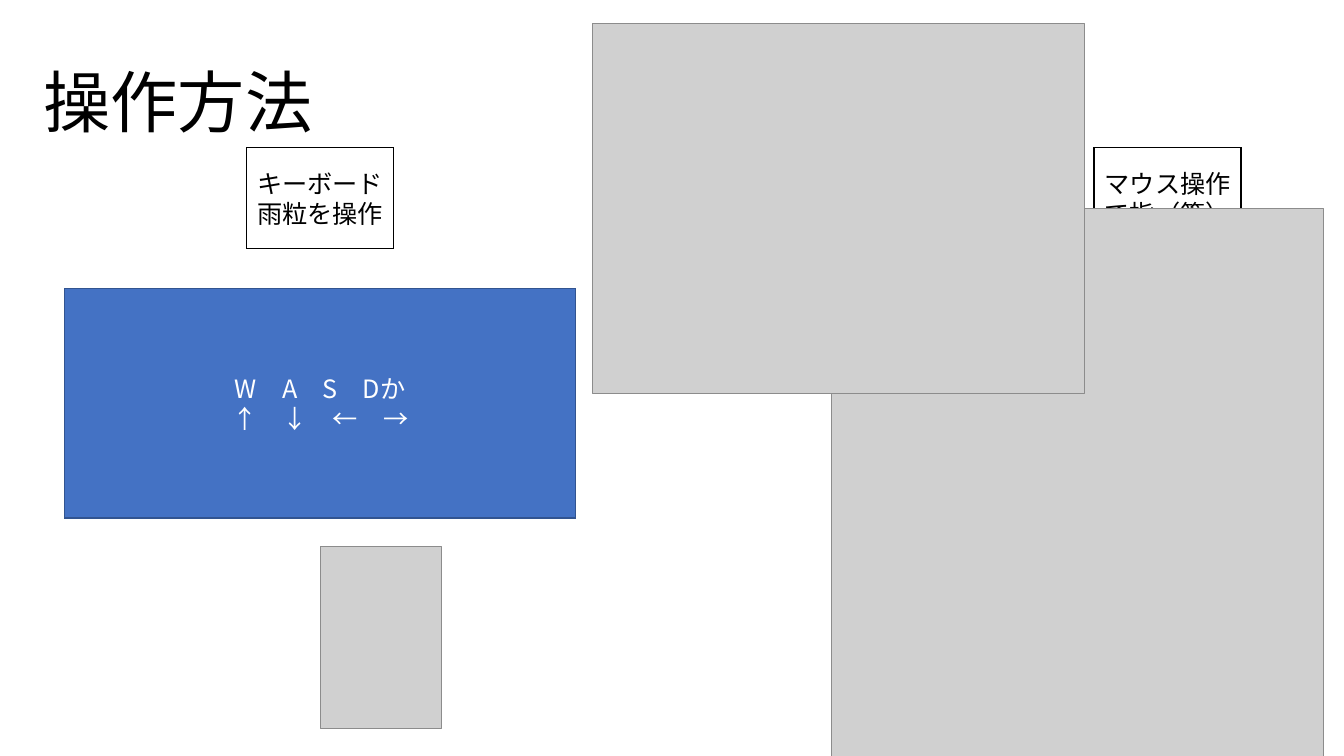
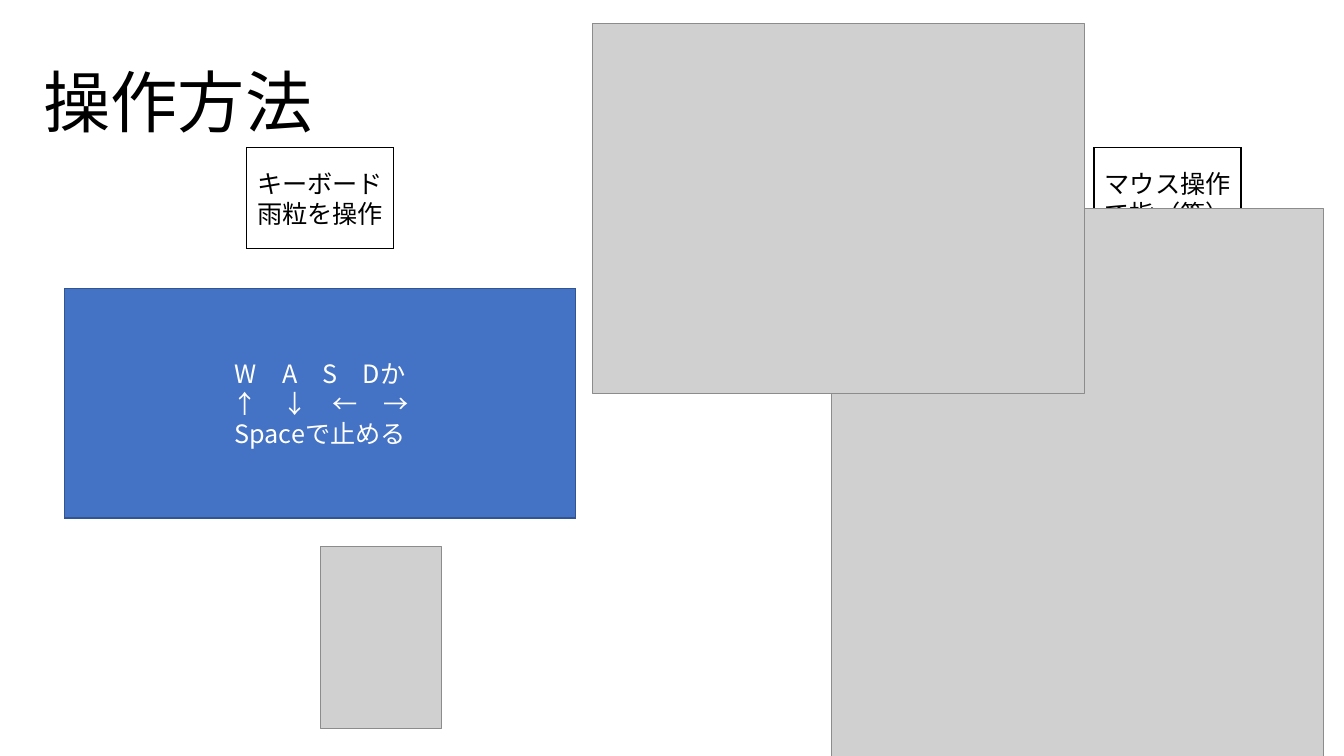
Before and after one commit to 2025Game/12Yamamoto, a slide deck: slide 2 of 3DLV3/Plam/ゲーム設計.pptx. Drawn at 1344x756 pixels with LibreOffice and Linux fonts; fonts in the diff are those of the drawing; grey boxes stand for pictures. Boxes give left, top, right and bottom in pixels: in the first picture for what was removed or moved away, otherwise in the second. Text is boxed around its words. In the diff, an @@ line names an element or a change of style, - is before the commit and + after.

```diff
--- a/3DLV3/Plam/ゲーム設計.pptx
+++ b/3DLV3/Plam/ゲーム設計.pptx
@@ text in rectangle at [234,422,405,449]: paragraph added @@
+Spaceで止める
```
Also in this commit, not shown: 3 slides added, 2 slides removed, 1 other file.
